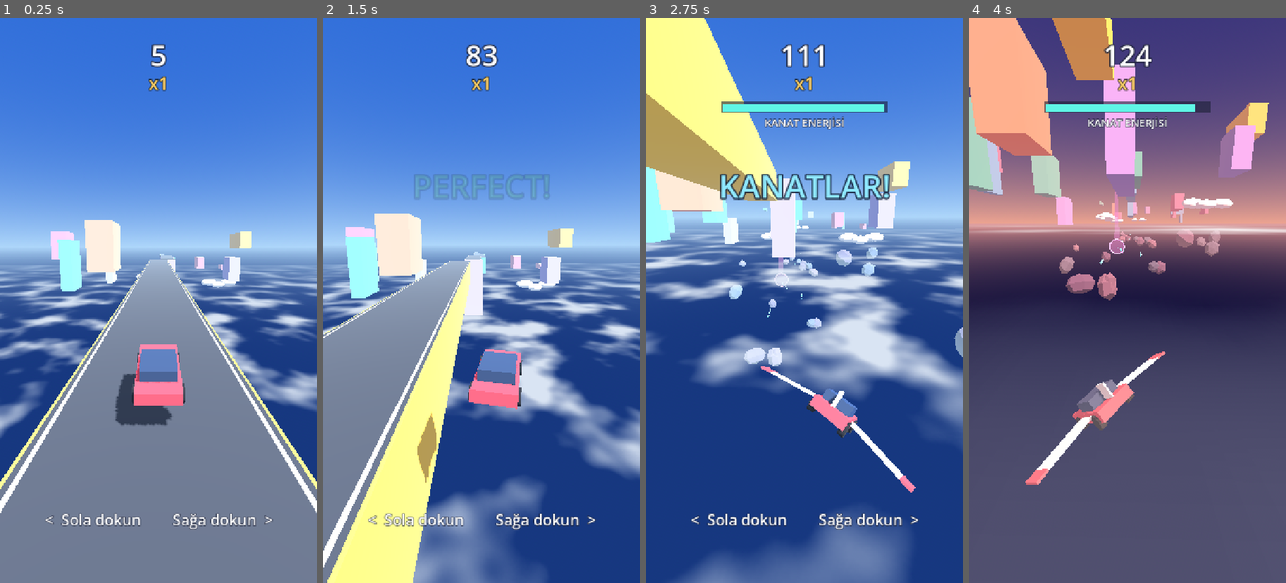
Above: before the commit, frames 1-4 (left to right).
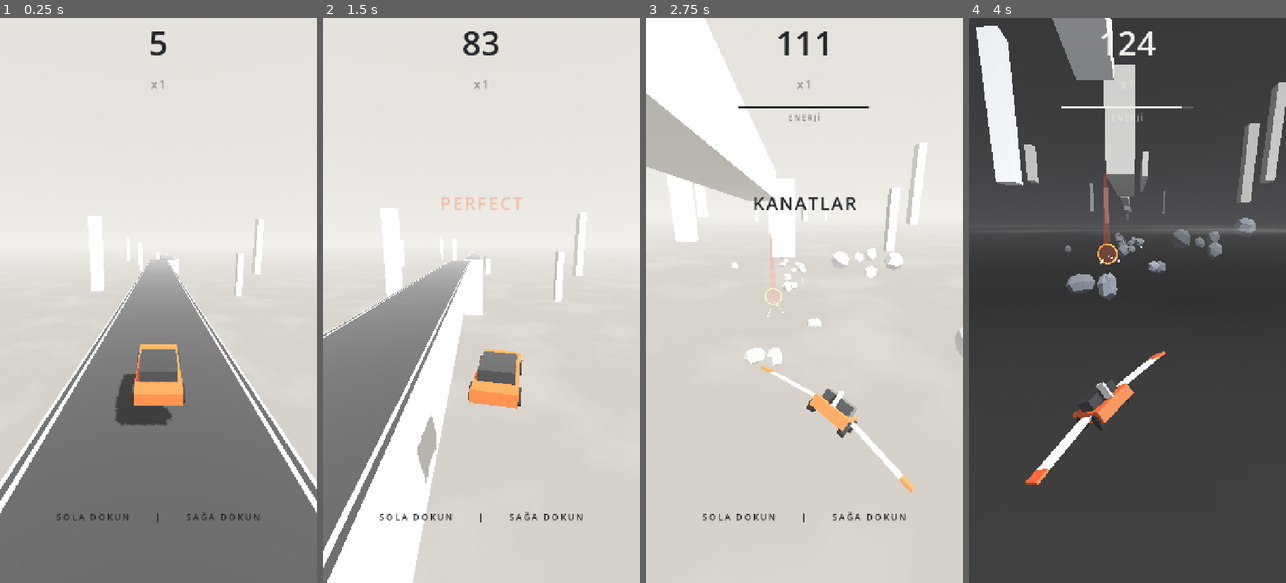
Above: after the commit, the same moments.

Repository: basarbellisan/Runny
Game: Godot game, scene res://scenes/main.tscn
Two runs of this game, one before a commit and one after it. Both use one fixed random seed, a clock stepped at 60 frames per second and the inputs below.
Inputs (mouse positions are in pixels of both pictures, inside the frame that each line leads up to):
- Up to frame 1 (0.25 s): no input
- Up to frame 2 (1.5 s): tap Enter at 0.5 s; move the mouse to (551, 272) at 0.52 s; hold D 0.53-1.25 s; click (551, 272) at 0.67 s; drag from (418, 328) to (465, 413) at 1.27 s
- Up to frame 3 (2.75 s): move the mouse to (836, 176) at 2.02 s; hold D from 2.03 s (still down); click (836, 176) at 2.17 s
- Up to frame 4 (4 s): release D at 2.75 s; drag from (1111, 413) to (1032, 215) at 2.77 s; move the mouse to (1222, 385) at 3.52 s; hold A from 3.53 s (still down); click (1222, 385) at 3.67 s

The runs differ from the first frame. In frame 1, 97% of the frame differs, in the area x 0-100%, y 0-100%; in frame 2, 97%; in frame 3, 98%; in frame 4, 90%.

Commit message:
Görsel dil: minimal, İskandinav
Kırık beyaz, griler ve kömür; tek vurgu rengi turuncu (araba, portal,
kritik uyarılar). Üst katmanda gökyüzü ve sis aynı renkte, uzaktaki
yollar beyazın içinde kaybolur. Alt katman grafit tonlarında.
Renkler scripts/palette.gd'de toplandı. Arayüz sade tipografiye geçti,
yazı rengi katmana göre koyudan açığa döner. Pofuduk bulutlar kaldırıldı,
dekor ince monolitlere indirildi.

Co-Authored-By: Claude Opus 5.5 <noreply@anthropic.com>
Claude-Session: https://claude.ai/code/session_016S88RPn945sNcGg6oLe6PH

Diff:
--- a/scenes/car.tscn
+++ b/scenes/car.tscn
@@ -6,21 +6,21 @@
 size = Vector3(1.7, 0.8, 3.6)
 
 [sub_resource type="StandardMaterial3D" id="Mat_paint"]
-albedo_color = Color(0.93, 0.27, 0.33, 1)
-roughness = 0.6
+albedo_color = Color(1, 0.353, 0.122, 1)
+roughness = 0.55
 
 [sub_resource type="StandardMaterial3D" id="Mat_glass"]
-albedo_color = Color(0.2, 0.26, 0.38, 1)
-roughness = 0.2
+albedo_color = Color(0.137, 0.145, 0.161, 1)
+roughness = 0.25
 
 [sub_resource type="StandardMaterial3D" id="Mat_tire"]
-albedo_color = Color(0.12, 0.12, 0.14, 1)
+albedo_color = Color(0.11, 0.115, 0.125, 1)
 roughness = 1.0
 
 [sub_resource type="StandardMaterial3D" id="Mat_light"]
-albedo_color = Color(1, 0.95, 0.7, 1)
+albedo_color = Color(1, 1, 1, 1)
 emission_enabled = true
-emission = Color(1, 0.9, 0.6, 1)
+emission = Color(1, 1, 1, 1)
 
 [sub_resource type="BoxMesh" id="Mesh_chassis"]
 material = SubResource("Mat_paint")
@@ -43,8 +43,8 @@
 size = Vector3(0.35, 0.15, 0.05)
 
 [sub_resource type="StandardMaterial3D" id="Mat_wing"]
-albedo_color = Color(0.96, 0.94, 0.9, 1)
-roughness = 0.7
+albedo_color = Color(0.984, 0.98, 0.969, 1)
+roughness = 0.8
 
 [sub_resource type="BoxMesh" id="Mesh_wing"]
 material = SubResource("Mat_wing")
--- a/scenes/main.tscn
+++ b/scenes/main.tscn
@@ -8,10 +8,10 @@
 [ext_resource type="Script" path="res://scripts/lower_layer.gd" id="6_lower"]
 
 [sub_resource type="ProceduralSkyMaterial" id="SkyMat"]
-sky_top_color = Color(0.18, 0.42, 0.85, 1)
-sky_horizon_color = Color(0.68, 0.84, 0.98, 1)
-ground_bottom_color = Color(0.1, 0.22, 0.5, 1)
-ground_horizon_color = Color(0.68, 0.84, 0.98, 1)
+sky_top_color = Color(0.894, 0.882, 0.859, 1)
+sky_horizon_color = Color(0.949, 0.941, 0.922, 1)
+ground_bottom_color = Color(0.839, 0.824, 0.792, 1)
+ground_horizon_color = Color(0.949, 0.941, 0.922, 1)
 ground_curve = 0.06
 sun_angle_max = 20.0
 
@@ -22,12 +22,12 @@
 background_mode = 2
 sky = SubResource("Sky")
 ambient_light_source = 2
-ambient_light_color = Color(0.85, 0.9, 1, 1)
+ambient_light_color = Color(0.922, 0.91, 0.886, 1)
 ambient_light_sky_contribution = 0.35
 ambient_light_energy = 0.75
 tonemap_mode = 0
 fog_enabled = true
-fog_light_color = Color(0.68, 0.83, 0.97, 1)
+fog_light_color = Color(0.949, 0.941, 0.922, 1)
 fog_density = 0.0018
 fog_sky_affect = 0.0
 fog_height = -30.0
@@ -39,7 +39,7 @@
 
 [sub_resource type="Gradient" id="CloudRamp"]
 offsets = PackedFloat32Array(0.45, 0.75)
-colors = PackedColorArray(1, 1, 1, 0, 1, 1, 1, 0.92)
+colors = PackedColorArray(1, 1, 1, 0, 1, 1, 1, 0.7)
 
 [sub_resource type="NoiseTexture2D" id="CloudTex"]
 width = 512
@@ -69,7 +69,8 @@
 
 [node name="Sun" type="DirectionalLight3D" parent="."]
 rotation = Vector3(-0.9, 0.75, 0)
-light_color = Color(1, 0.96, 0.88, 1)
+light_color = Color(1, 0.98, 0.949, 1)
+sky_mode = 1
 light_energy = 1.25
 shadow_enabled = true
 directional_shadow_max_distance = 150.0
--- a/scripts/game.gd
+++ b/scripts/game.gd
@@ -19,15 +19,19 @@
 
 ## Üst ve alt katmanın ortam ayarları: "nesne:özellik" -> [üst, alt]
 const MOODS := {
-	"sky:sky_top_color": [Color(0.18, 0.42, 0.85), Color(0.2, 0.14, 0.4)],
-	"sky:sky_horizon_color": [Color(0.68, 0.84, 0.98), Color(0.98, 0.6, 0.48)],
-	"sky:ground_horizon_color": [Color(0.68, 0.84, 0.98), Color(0.92, 0.52, 0.48)],
-	"sky:ground_bottom_color": [Color(0.1, 0.22, 0.5), Color(0.08, 0.05, 0.18)],
-	"env:fog_light_color": [Color(0.68, 0.83, 0.97), Color(0.86, 0.55, 0.55)],
+	"sky:sky_top_color": [Color("e4e1db"), Color("141518")],
+	"sky:sky_horizon_color": [Palette.PAPER, Color("2c2e33")],
+	"sky:ground_horizon_color": [Palette.PAPER, Color("2c2e33")],
+	"sky:ground_bottom_color": [Color("d6d2ca"), Color("0e0f11")],
+	"env:fog_light_color": [Palette.PAPER, Color("26282c")],
+	"env:fog_density": [0.0028, 0.005],
 	"env:fog_height": [-30.0, -160.0],
-	"env:ambient_light_color": [Color(0.85, 0.9, 1.0), Color(0.95, 0.75, 0.8)],
-	"sun:light_color": [Color(1.0, 0.96, 0.88), Color(1.0, 0.72, 0.55)],
-	"sun:light_energy": [1.25, 1.0],
+	"env:ambient_light_color": [Color("ebe8e2"), Color("8a8f97")],
+	"env:ambient_light_energy": [0.55, 0.95],
+	"sun:light_color": [Color("fffaf2"), Color("dfe4ea")],
+	"sun:light_energy": [1.3, 0.95],
+	# Bulut tabakası: üstten bakınca sise karışır, alttan açık gri bir tavan olur
+	"cloud:albedo_color": [Color(0.97, 0.96, 0.95, 0.35), Color(0.78, 0.77, 0.75, 0.55)],
 }
 
 @onready var car: Car = $Car
@@ -39,6 +43,7 @@
 	"sky": ($WorldEnvironment as WorldEnvironment).environment.sky.sky_material,
 	"env": ($WorldEnvironment as WorldEnvironment).environment,
 	"sun": $Sun,
+	"cloud": ($CloudLayer as MeshInstance3D).mesh.surface_get_material(0),
 }
 
 var score := 0.0
@@ -88,7 +93,7 @@
 			if _mult_timer >= MULTIPLIER_STEP_TIME and multiplier < MAX_MULTIPLIER:
 				_mult_timer = 0.0
 				multiplier += 1
-				hud.popup("x%d" % multiplier, Color("ffd166"))
+				hud.popup("x%d" % multiplier)
 				Audio.play("multiplier")
 		Car.Mode.FLYING:
 			energy -= ENERGY_DRAIN * delta
@@ -98,7 +103,7 @@
 			if energy <= 0.0:
 				energy = 0.0
 				car.lose_wings()
-				hud.popup("ENERJİ BİTTİ!", Color("ff6b6b"))
+				hud.popup("ENERJİ BİTTİ", true)
 				Audio.play("fall")
 
 	hud.set_score(int(score), multiplier)
@@ -119,6 +124,7 @@
 ## 0 = üst katman, 1 = alt katman
 func _apply_mood(m: float) -> void:
 	_mood = m
+	hud.set_mood(m)
 	for key: String in MOODS:
 		var parts := key.split(":")
 		var pair: Array = MOODS[key]
@@ -132,17 +138,17 @@
 				_stats.falls += 1
 				Audio.play("fall", -4.0)
 				if multiplier > 1:
-					hud.popup("x1", Color("ff8f8f"))
+					hud.popup("x1")
 				multiplier = 1
 				_mult_timer = 0.0
 		Car.Mode.FLYING:
 			lower.activate()
 			hud.show_energy(true)
-			hud.popup("KANATLAR!", Color("8fe9ff"))
+			hud.popup("KANATLAR")
 			Audio.play("wings")
 		Car.Mode.LAUNCH:
 			hud.show_energy(false)
-			hud.popup("YUKARI!", Color("ff8fe0"))
+			hud.popup("YUKARI", true)
 			Audio.play("portal")
 
 
@@ -155,7 +161,7 @@
 		hud.show_energy(false)
 		Audio.play("return")
 		Audio.touchdown(1.3)
-		hud.popup("TEKRAR YOLDA!", Color("ffd166"))
+		hud.popup("TEKRAR YOLDA")
 		_stats.returns += 1
 		return
 	if air_time < 0.3:
@@ -167,7 +173,7 @@
 	var off := absf(car.global_position.x - seg.x) / (seg.width * 0.5)
 	if off < 0.3:
 		score += PERFECT_BONUS * multiplier
-		hud.popup("PERFECT!", Color("7cf29c"))
+		hud.popup("PERFECT", true)
 		Audio.play("perfect", -2.0)
 
 
--- a/scripts/hud.gd
+++ b/scripts/hud.gd
@@ -1,45 +1,62 @@
 class_name Hud
 extends CanvasLayer
 ## Skor, çarpan, anlık mesajlar ve oyun sonu ekranı.
+## Sade tipografi; yazı rengi katmana göre koyudan açığa geçer.
 
+const BAR_WIDTH := 300.0
+
+var _labels: Array[Label] = []
 var _score: Label
 var _mult: Label
 var _popup: Label
 var _hint: Label
-var _over: Label
 var _energy: Control
+var _energy_back: ColorRect
 var _energy_fill: ColorRect
+var _over: Control
+var _over_bg: ColorRect
+var _over_reason: Label
+var _over_score: Label
+var _over_best: Label
 var _popup_tween: Tween
+var _ink := Palette.INK_DARK
+var _mood := -1.0
+var _energy_fraction := 1.0
+var _spaced: FontVariation
 
 
 func _ready() -> void:
-	_score = _make_label(64, Control.PRESET_CENTER_TOP, Vector2(0, 40))
-	_mult = _make_label(40, Control.PRESET_CENTER_TOP, Vector2(0, 120))
-	_mult.modulate = Color("ffd166")
-	_popup = _make_label(72, Control.PRESET_CENTER, Vector2(0, -260))
+	_spaced = FontVariation.new()
+	_spaced.spacing_glyph = 4
+	_score = _make_label(76, Vector2(0, 56))
+	_mult = _make_label(26, Vector2(0, 150), true)
+	_popup = _make_label(40, Vector2(0, 420), true)
 	_popup.modulate.a = 0.0
-	_hint = _make_label(34, Control.PRESET_CENTER_BOTTOM, Vector2(0, -120))
-	_hint.text = "<  Sola dokun        Sağa dokun  >"
-	_over = _make_label(52, Control.PRESET_CENTER, Vector2.ZERO)
-	_over.visible = false
+	_hint = _make_label(20, Vector2(0, 1130), true)
+	_hint.text = "SOLA DOKUN      |      SAĞA DOKUN"
 	_build_energy_bar()
+	_build_game_over()
+	set_mood(0.0)
 	var tw := create_tween()
 	tw.tween_interval(3.0)
 	tw.tween_property(_hint, "modulate:a", 0.0, 1.0)
 
 
-func _make_label(size: int, preset: Control.LayoutPreset, offset: Vector2) -> Label:
+## Ekranın üstünden y kadar aşağıda, yatayda ortalı yazı
+func _make_label(size: int, at: Vector2, spaced := false, parent: Node = self) -> Label:
 	var l := Label.new()
 	l.horizontal_alignment = HORIZONTAL_ALIGNMENT_CENTER
 	l.vertical_alignment = VERTICAL_ALIGNMENT_CENTER
 	l.add_theme_font_size_override("font_size", size)
-	l.add_theme_constant_override("outline_size", size / 5)
-	l.add_theme_color_override("font_outline_color", Color(0.1, 0.12, 0.2, 0.85))
+	if spaced:
+		l.add_theme_font_override("font", _spaced)
 	l.mouse_filter = Control.MOUSE_FILTER_IGNORE
-	add_child(l)
-	l.set_anchors_and_offsets_preset(preset, Control.PRESET_MODE_MINSIZE)
-	l.grow_horizontal = Control.GROW_DIRECTION_BOTH
-	l.position += offset
+	parent.add_child(l)
+	l.anchor_left = 0.0
+	l.anchor_right = 1.0
+	l.offset_top = at.y - size
+	l.offset_bottom = at.y + size
+	_labels.append(l)
 	return l
 
 
@@ -49,32 +66,56 @@
 	add_child(_energy)
 	_energy.anchor_left = 0.5
 	_energy.anchor_right = 0.5
-	_energy.offset_left = -190
-	_energy.offset_right = 190
-	_energy.offset_top = 190
-	_energy.offset_bottom = 216
-	var back := ColorRect.new()
-	back.color = Color(0.1, 0.12, 0.2, 0.6)
-	back.mouse_filter = Control.MOUSE_FILTER_IGNORE
-	_energy.add_child(back)
-	back.set_anchors_and_offsets_preset(Control.PRESET_FULL_RECT)
+	_energy.offset_left = -BAR_WIDTH * 0.5
+	_energy.offset_right = BAR_WIDTH * 0.5
+	_energy.offset_top = 200
+	_energy.offset_bottom = 204
+	_energy_back = ColorRect.new()
+	_energy_back.mouse_filter = Control.MOUSE_FILTER_IGNORE
+	_energy.add_child(_energy_back)
+	_energy_back.set_anchors_and_offsets_preset(Control.PRESET_FULL_RECT)
 	_energy_fill = ColorRect.new()
-	_energy_fill.color = Color("5ff5e6")
-	_energy_fill.position = Vector2(4, 4)
-	_energy_fill.size = Vector2(372, 18)
 	_energy_fill.mouse_filter = Control.MOUSE_FILTER_IGNORE
+	_energy_fill.size = Vector2(BAR_WIDTH, 4)
 	_energy.add_child(_energy_fill)
-	var label := Label.new()
-	label.text = "KANAT ENERJİSİ"
-	label.horizontal_alignment = HORIZONTAL_ALIGNMENT_CENTER
-	label.add_theme_font_size_override("font_size", 24)
-	label.add_theme_constant_override("outline_size", 5)
-	label.add_theme_color_override("font_outline_color", Color(0.1, 0.12, 0.2, 0.85))
-	label.mouse_filter = Control.MOUSE_FILTER_IGNORE
-	_energy.add_child(label)
-	label.anchor_right = 1.0
-	label.offset_top = 30
+	var label := _make_label(16, Vector2(0, 0), true, _energy)
+	label.text = "ENERJİ"
+	label.offset_top = 14
+	label.offset_bottom = 34
+	label.modulate.a = 0.6
 	_energy.visible = false
+
+
+func _build_game_over() -> void:
+	_over = Control.new()
+	_over.mouse_filter = Control.MOUSE_FILTER_IGNORE
+	add_child(_over)
+	_over.set_anchors_and_offsets_preset(Control.PRESET_FULL_RECT)
+	_over_bg = ColorRect.new()
+	_over_bg.mouse_filter = Control.MOUSE_FILTER_IGNORE
+	_over.add_child(_over_bg)
+	_over_bg.set_anchors_and_offsets_preset(Control.PRESET_FULL_RECT)
+	_over_reason = _make_label(26, Vector2(0, 480), true, _over)
+	_over_score = _make_label(110, Vector2(0, 600), false, _over)
+	_over_best = _make_label(20, Vector2(0, 700), true, _over)
+	var again := _make_label(18, Vector2(0, 900), true, _over)
+	again.text = "TEKRAR İÇİN DOKUN"
+	again.modulate.a = 0.55
+	_over.visible = false
+
+
+## 0 = üst katman (açık zemin, koyu yazı), 1 = alt katman (koyu zemin, açık yazı)
+func set_mood(m: float) -> void:
+	if absf(m - _mood) < 0.01:
+		return
+	_mood = m
+	_ink = Palette.INK_DARK.lerp(Palette.INK_LIGHT, smoothstep(0.3, 0.7, m))
+	for l in _labels:
+		l.add_theme_color_override("font_color", _ink)
+	_over_reason.add_theme_color_override("font_color", Palette.ACCENT)
+	_energy_back.color = Color(_ink, 0.18)
+	_over_bg.color = Color(Palette.PAPER.lerp(Palette.GRAPHITE, m), 0.88)
+	set_energy(_energy_fraction)
 
 
 func show_energy(visible_: bool) -> void:
@@ -82,30 +123,34 @@
 
 
 func set_energy(fraction: float) -> void:
-	_energy_fill.size.x = 372.0 * clampf(fraction, 0.0, 1.0)
-	_energy_fill.color = Color("5ff5e6") if fraction > 0.3 else Color("ff6b6b")
+	_energy_fraction = fraction
+	_energy_fill.size.x = BAR_WIDTH * clampf(fraction, 0.0, 1.0)
+	_energy_fill.color = _ink if fraction > 0.3 else Palette.ACCENT
 
 
 func set_score(score: int, multiplier: int) -> void:
 	_score.text = str(score)
 	_mult.text = "x%d" % multiplier
+	_mult.modulate.a = 1.0 if multiplier > 1 else 0.45
 
 
-func popup(text: String, color := Color.WHITE) -> void:
+## accent: vurgu rengiyle göster (kritik ya da özel anlar)
+func popup(text: String, accent := false) -> void:
 	_popup.text = text
-	_popup.modulate = color
-	_popup.scale = Vector2(0.6, 0.6)
-	_popup.pivot_offset = _popup.size * 0.5
+	_popup.add_theme_color_override("font_color", Palette.ACCENT if accent else _ink)
+	_popup.modulate.a = 0.0
 	if _popup_tween:
 		_popup_tween.kill()
 	_popup_tween = create_tween()
-	_popup_tween.tween_property(_popup, "scale", Vector2.ONE, 0.15).set_trans(Tween.TRANS_BACK).set_ease(Tween.EASE_OUT)
-	_popup_tween.tween_interval(0.5)
-	_popup_tween.tween_property(_popup, "modulate:a", 0.0, 0.35)
+	_popup_tween.tween_property(_popup, "modulate:a", 1.0, 0.12)
+	_popup_tween.tween_interval(0.6)
+	_popup_tween.tween_property(_popup, "modulate:a", 0.0, 0.3)
 
 
 func show_game_over(reason: String, score: int, best: int) -> void:
-	_over.text = "%s\n\nSkor: %d\nEn iyi: %d\n\nTekrar için dokun" % [reason, score, best]
+	_over_reason.text = reason.trim_suffix("!")
+	_over_score.text = str(score)
+	_over_best.text = "EN İYİ  %d" % best
 	_over.visible = true
 	_over.modulate.a = 0.0
 	create_tween().tween_property(_over, "modulate:a", 1.0, 0.4)
--- a/scripts/lower_layer.gd
+++ b/scripts/lower_layer.gd
@@ -51,20 +51,20 @@
 	crystal.radial_segments = 4
 	crystal.rings = 1
 	_crystal_mesh = _flat_shaded(crystal)
-	for c in [Color("5b4a6b"), Color("6e5872"), Color("4a5470")]:
+	for c in [Palette.SLATE.darkened(0.12), Palette.SLATE, Palette.SLATE.lightened(0.12)]:
 		var m := StandardMaterial3D.new()
 		m.albedo_color = c
 		m.roughness = 1.0
 		_rock_mats.append(m)
-	_crystal_mat.albedo_color = Color("5ff5e6")
+	_crystal_mat.albedo_color = Palette.SNOW
 	_crystal_mat.emission_enabled = true
-	_crystal_mat.emission = Color("2fd8c8")
-	_crystal_mat.emission_energy_multiplier = 1.5
-	_portal_mat.albedo_color = Color("ff5fd2")
+	_crystal_mat.emission = Palette.SNOW
+	_crystal_mat.emission_energy_multiplier = 1.2
+	_portal_mat.albedo_color = Palette.ACCENT
 	_portal_mat.emission_enabled = true
-	_portal_mat.emission = Color("ff4fc8")
+	_portal_mat.emission = Palette.ACCENT
 	_portal_mat.emission_energy_multiplier = 2.0
-	_portal_fill_mat.albedo_color = Color(1.0, 0.55, 0.9, 0.3)
+	_portal_fill_mat.albedo_color = Color(Palette.ACCENT, 0.22)
 	_portal_fill_mat.transparency = BaseMaterial3D.TRANSPARENCY_ALPHA
 	_portal_fill_mat.shading_mode = BaseMaterial3D.SHADING_MODE_UNSHADED
 	_portal_fill_mat.cull_mode = BaseMaterial3D.CULL_DISABLED
--- /dev/null
+++ b/scripts/palette.gd
@@ -0,0 +1,17 @@
+class_name Palette
+extends RefCounted
+## Oyunun renkleri. Minimal, İskandinav: kırık beyazlar, griler, kömür
+## ve tek bir vurgu rengi (turuncu: araba, portal, kritik uyarılar).
+
+const PAPER := Color("f2f0eb")      # üst katman gökyüzü ve sis
+const SNOW := Color("fbfaf7")       # en açık duvar
+const MIST := Color("e2dfd8")
+const STONE := Color("c9c5bd")
+const ASPHALT := Color("2a2c30")    # yol yüzeyi
+const GRAPHITE := Color("1c1e22")   # alt katman gökyüzü
+const SLATE := Color("7c8087")      # alt katman kayaları (koyu zeminde seçilsin)
+const INK_DARK := Color("232529")   # açık zeminde yazı
+const INK_LIGHT := Color("f2f0eb")  # koyu zeminde yazı
+const ACCENT := Color("ff5a1f")
+
+const WALLS: Array[Color] = [SNOW, MIST, STONE]
--- a/scripts/road_generator.gd
+++ b/scripts/road_generator.gd
@@ -17,10 +17,6 @@
 		return pos.z <= z_start and pos.z >= z_end \
 			and absf(pos.x - x) <= width * 0.5 + margin
 
-const PALETTE: Array[Color] = [
-	Color("f08a6c"), Color("4fb3a9"), Color("9b8fd9"),
-	Color("f2c14e"), Color("5fa8d3"), Color("e86a92"),
-]
 
 @export var view_distance := 450.0
 @export var cleanup_distance := 40.0
@@ -38,28 +34,20 @@
 var _decor: Array[Node3D] = []
 var _rng := RandomNumberGenerator.new()
 var _unit_box := BoxMesh.new()
-var _cloud_mesh := SphereMesh.new()
 var _wall_mats: Array[StandardMaterial3D] = []
 var _asphalt_mat := StandardMaterial3D.new()
 var _line_mat := StandardMaterial3D.new()
-var _cloud_mat := StandardMaterial3D.new()
 
 
 func _ready() -> void:
-	for c in PALETTE:
+	for c in Palette.WALLS:
 		var m := StandardMaterial3D.new()
 		m.albedo_color = c
-		m.roughness = 0.9
+		m.roughness = 1.0
 		_wall_mats.append(m)
-	_asphalt_mat.albedo_color = Color("3a3f4b")
+	_asphalt_mat.albedo_color = Palette.ASPHALT
 	_asphalt_mat.roughness = 1.0
-	_line_mat.albedo_color = Color("f6f2e6")
-	_cloud_mat.albedo_color = Color(1, 1, 1)
-	_cloud_mat.roughness = 1.0
-	_cloud_mesh.radial_segments = 7
-	_cloud_mesh.rings = 3
-	_cloud_mesh.radius = 0.5
-	_cloud_mesh.height = 1.0
+	_line_mat.albedo_color = Palette.SNOW
 
 
 func start(p_car: Car, seed_value := -1) -> void:
@@ -297,34 +285,15 @@
 	return mi
 
 
-## Uzakta süzülen dekor bloklar ve aşağıda bulutlar
+## Uzakta süzülen ince, uzun monolitler (dekor)
 func _add_decor(seg: Segment) -> void:
-	var count := _rng.randi_range(1, 3)
-	for i in count:
+	for i in _rng.randi_range(0, 2):
 		var side := -1.0 if _rng.randf() < 0.5 else 1.0
-		var size := Vector3(_rng.randf_range(4, 18), _rng.randf_range(6, 40), _rng.randf_range(8, 40))
+		var size := Vector3(_rng.randf_range(3, 8), _rng.randf_range(20, 60), _rng.randf_range(3, 10))
 		var pos := Vector3(
-			seg.x + side * _rng.randf_range(30.0, 110.0),
-			seg.top + _rng.randf_range(-25.0, 15.0),
+			seg.x + side * _rng.randf_range(35.0, 120.0),
+			seg.top + _rng.randf_range(-30.0, 10.0),
 			_rng.randf_range(seg.z_end, seg.z_start))
 		var block := _add_box(self, pos, size, _wall_mats[_rng.randi() % _wall_mats.size()])
 		block.cast_shadow = GeometryInstance3D.SHADOW_CASTING_SETTING_OFF
 		_decor.append(block)
-
-	if _rng.randf() < 0.7:
-		var cloud := Node3D.new()
-		cloud.position = Vector3(
-			seg.x + _rng.randf_range(-60.0, 60.0),
-			seg.top - _rng.randf_range(22.0, 32.0),
-			_rng.randf_range(seg.z_end, seg.z_start))
-		add_child(cloud)
-		for p in _rng.randi_range(3, 6):
-			var puff := MeshInstance3D.new()
-			puff.mesh = _cloud_mesh
-			puff.material_override = _cloud_mat
-			puff.cast_shadow = GeometryInstance3D.SHADOW_CASTING_SETTING_OFF
-			var r := _rng.randf_range(5.0, 11.0)
-			puff.scale = Vector3(r * 1.6, r * 0.7, r)
-			puff.position = Vector3(_rng.randf_range(-12, 12), _rng.randf_range(-1.5, 1.5), _rng.randf_range(-10, 10))
-			cloud.add_child(puff)
-		_decor.append(cloud)
Not shown, added: scripts/palette.gd.uid
